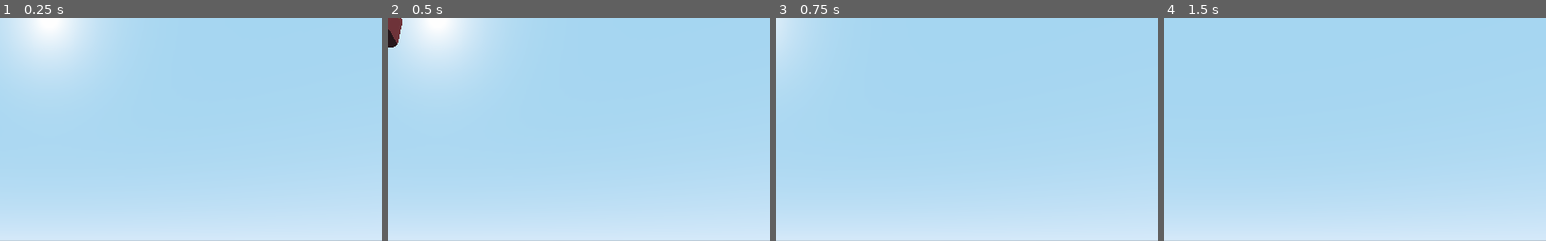
Above: before the commit, frames 1-4 (left to right).
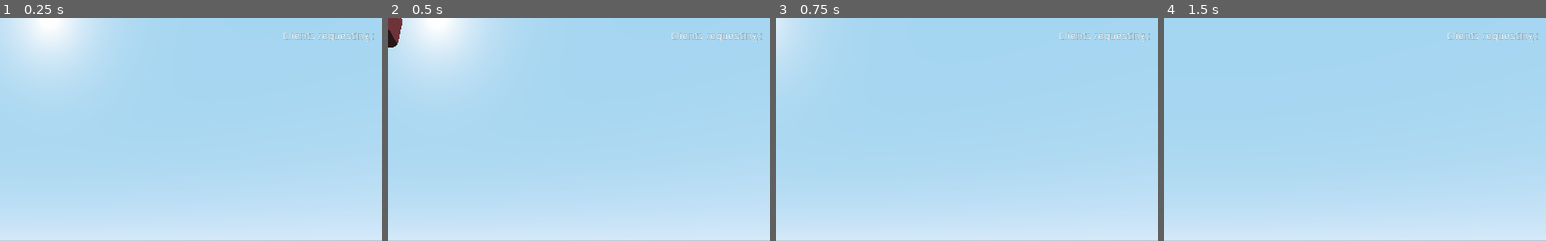
Above: after the commit, the same moments.

Repository: GameJams-butnamealreadytaken/LD49-Poutinegrade
Game: Godot game, scene res://assets/levels/test/test.tscn
The game is run twice, just before and just after one commit, with the same random seed, the same clock (stepped at 60 frames per second) and the same inputs. This scene is started directly instead of the project's main scene.
Inputs:
- Up to frame 1 (0.25 s): no input
- Up to frame 2 (0.5 s): no input
- Up to frame 3 (0.75 s): hold D (rotate_right) from 0.53 s (still down); tap Space (interact) at 0.6 s
- Up to frame 4 (1.5 s): release D (rotate_right) at 1.28 s; hold S (move_backward) from 1.28 s (still down); tap Up (tray_front) at 1.35 s
The pictures show only the part of the screen within x 44-94%, y 0-50%; the shares and areas given below are measured in that part.

The runs differ from the first frame. In frame 1, 0.3% of the frame differs, in the area x 74-98%, y 5-11%; in frame 2, 0.3%; in frame 3, 0.3%; in frame 4, 0.3%.

Commit message:
Updated player_hud with labels for clients requesting

Diff:
--- a/project/assets/characters/player/player_hud.tscn
+++ b/project/assets/characters/player/player_hud.tscn
@@ -24,3 +24,24 @@
 __meta__ = {
 "_edit_use_anchors_": false
 }
+
+[node name="ContainerClients" type="HBoxContainer" parent="."]
+anchor_left = 1.0
+anchor_right = 1.0
+margin_left = -200.0
+margin_bottom = 50.0
+__meta__ = {
+"_edit_use_anchors_": false
+}
+
+[node name="LabelClientsRequesting" type="Label" parent="ContainerClients"]
+margin_top = 18.0
+margin_right = 124.0
+margin_bottom = 32.0
+text = "Clients requesting :"
+
+[node name="LabelClientsRequestingValue" type="Label" parent="ContainerClients"]
+margin_left = 128.0
+margin_top = 18.0
+margin_right = 128.0
+margin_bottom = 32.0
